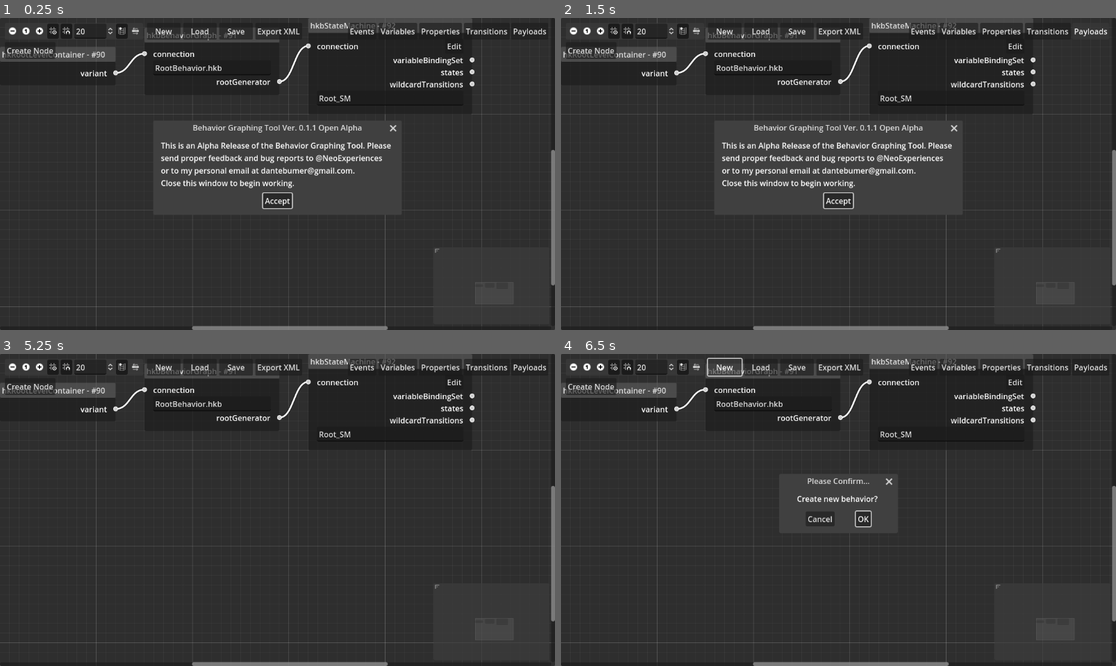
Above: before the commit, frames 1-4 (two rows, left to right).
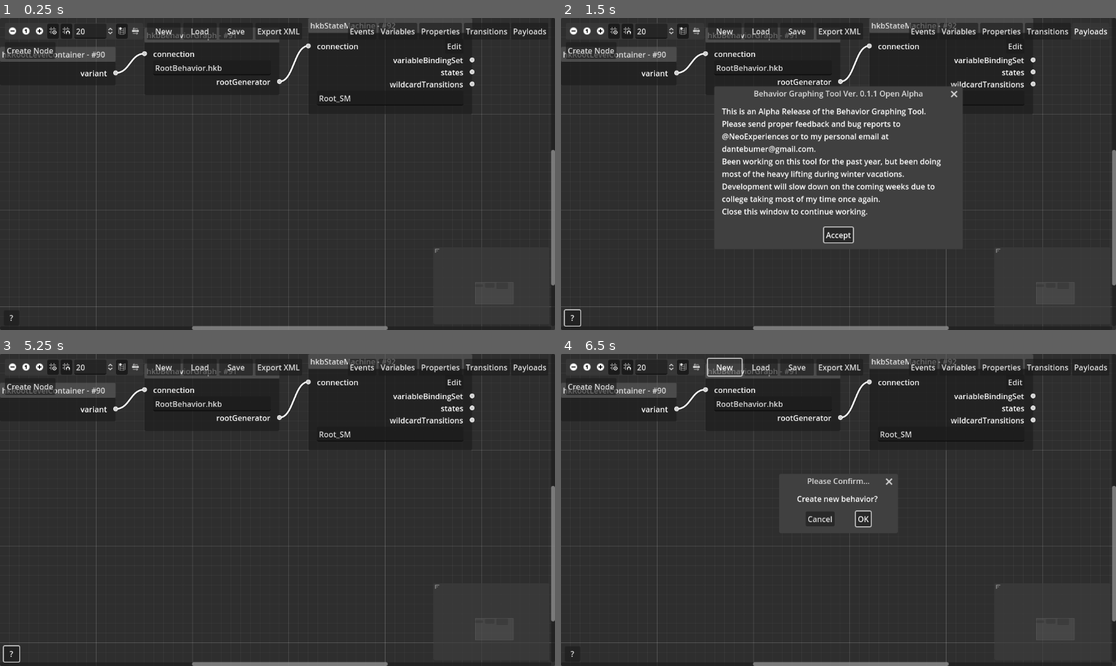
Above: after the commit, the same moments.

Repository: NeoExperiences/BehaviorNodeGraphTool
Game: Godot game, scene res://main.tscn
Two runs of this game, one before a commit and one after it. Both use one fixed random seed, a clock stepped at 60 frames per second and the inputs below.
Inputs (mouse positions are in pixels of both pictures, inside the frame that each line leads up to):
- Up to frame 1 (0.25 s): no input
- Up to frame 2 (1.5 s): click (572, 317) at 0.5 s, where only the run after the commit has a clickable "?"; click "Payloads" at 1.25 s
- Up to frame 3 (5.25 s): click "Transitions" at 2 s; click "Events" at 2.75 s; click "Properties" at 3.5 s; click "Variables" at 4.25 s; click "Accept" at 5 s
- Up to frame 4 (6.5 s): click "New" at 5.75 s

The runs differ from the first frame. In frame 1, 2.2% of the frame differs, in the area x 1-72%, y 33-98%; in frame 2, 6.7%, in the area x 0-73%, y 21-99%; in frame 3, less than 0.1%; in frame 4, less than 0.1%.

Commit message:
Fixed an issue related to the variables button.

Diff:
--- a/Scripts/main.gd
+++ b/Scripts/main.gd
@@ -517,41 +517,49 @@
 	if toggled_on:
 		$GraphEdit.hide()
 		$Buttons/CreateNodeButton.hide()
+		$Buttons/CreditsButton.hide()
 		variableMenu.show()
 	else:
 		variableMenu.hide()
 		$GraphEdit.show()
-		$Buttons/CreateNodeButton.hide()
+		$Buttons/CreateNodeButton.show()
+		$Buttons/CreditsButton.show()
 
 func _on_events_button_toggled(toggled_on):
 	if toggled_on:
 		$GraphEdit.hide()
 		$Buttons/CreateNodeButton.hide()
+		$Buttons/CreditsButton.hide()
 		eventMenu.show()
 	else:
 		eventMenu.hide()
 		$GraphEdit.show()
 		$Buttons/CreateNodeButton.show()
+		$Buttons/CreditsButton.show()
 
 func _on_properties_button_toggled(toggled_on):
 	if toggled_on:
 		$GraphEdit.hide()
 		$Buttons/CreateNodeButton.hide()
+		$Buttons/CreditsButton.hide()
 		propertiesMenu.show()
 	else:
 		propertiesMenu.hide()
 		$GraphEdit.show()
 		$Buttons/CreateNodeButton.show()
+		$Buttons/CreditsButton.show()
 
 func _on_transitions_button_toggled(toggled_on):
 	if toggled_on:
 		$GraphEdit.hide()
 		$Buttons/CreateNodeButton.hide()
+		$Buttons/CreditsButton.hide()
 		transitionMenu.show()
 	else:
 		transitionMenu.hide()
 		$GraphEdit.show()
 		$Buttons/CreateNodeButton.show()
+		$Buttons/CreditsButton.show()
 
 func _on_event_payloads_button_toggled(toggled_on):
 	if toggled_on:
@@ -562,6 +570,7 @@
 		eventPayloadsMenu.hide()
 		$GraphEdit.show()
 		$Buttons/CreateNodeButton.show()
+		$Buttons/CreditsButton.show()
 
 func _acquire_global_values():
 	globalVariable.globalTransitionList		= $GraphMenu/TransitionMenu.transitionList
@@ -582,3 +591,6 @@
 	$GraphMenu/PropertiesMenu._load_global_values()
 	$GraphMenu/VariableMenu._load_global_values()
 	_acquire_global_values()
+
+func _on_credits_button_pressed():
+	$AcceptDialog.show()
--- a/main.tscn
+++ b/main.tscn
@@ -22,12 +22,13 @@
 [node name="AcceptDialog" type="AcceptDialog" parent="."]
 title = "Behavior Graphing Tool Ver. 0.1.1 Open Alpha"
 initial_position = 1
-size = Vector2i(500, 158)
-visible = true
+size = Vector2i(500, 300)
 unresizable = true
 ok_button_text = "Accept"
-dialog_text = "This is an Alpha Release of the Behavior Graphing Tool. Please send proper feedback and bug reports to @NeoExperiences or to my personal email at dantebumer@gmail.com.
-Close this window to begin working."
+dialog_text = "This is an Alpha Release of the Behavior Graphing Tool.
+Please send proper feedback and bug reports to @NeoExperiences or to my personal email at dantebumer@gmail.com.
+Been working on this tool for the past year, but been doing most of the heavy lifting during winter vacations. Development will slow down on the coming weeks due to college taking most of my time once again.
+Close this window to continue working."
 dialog_autowrap = true
 
 [node name="NewFileConfirmationDialog" type="ConfirmationDialog" parent="."]
@@ -327,6 +328,19 @@
 toggle_mode = true
 text = "Import XML"
 
+[node name="CreditsButton" type="Button" parent="Buttons"]
+top_level = true
+layout_mode = 1
+anchors_preset = 2
+anchor_top = 1.0
+anchor_bottom = 1.0
+offset_left = 8.0
+offset_top = -41.0
+offset_right = 40.0
+offset_bottom = -9.0
+grow_vertical = 0
+text = "?"
+
 [node name="CreateNodeButton" type="Button" parent="Buttons"]
 top_level = true
 layout_mode = 0
@@ -443,6 +457,7 @@
 [connection signal="pressed" from="Buttons/LoadButton" to="." method="_on_load_button_pressed"]
 [connection signal="pressed" from="Buttons/ExportButton" to="." method="_on_export_button_pressed"]
 [connection signal="pressed" from="Buttons/ImportButton" to="." method="_on_import_button_pressed"]
+[connection signal="pressed" from="Buttons/CreditsButton" to="." method="_on_credits_button_pressed"]
 [connection signal="pressed" from="Buttons/CreateNodeButton" to="." method="_on_create_node_button_pressed"]
 [connection signal="toggled" from="Buttons/EventPayloadsButton" to="." method="_on_event_payloads_button_toggled"]
 [connection signal="toggled" from="Buttons/TransitionsButton" to="." method="_on_transitions_button_toggled"]
Not shown, changed: export_presets.cfg
